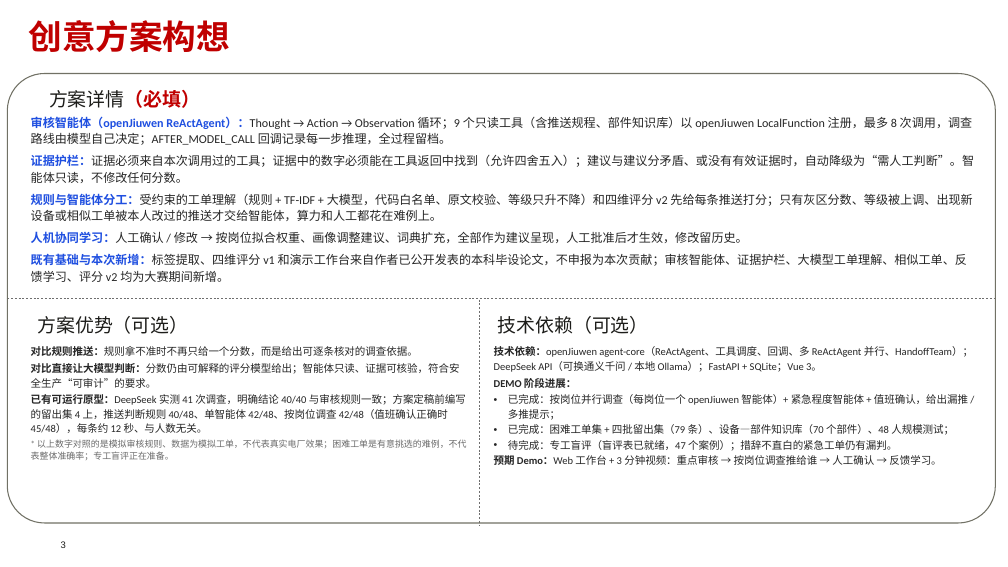
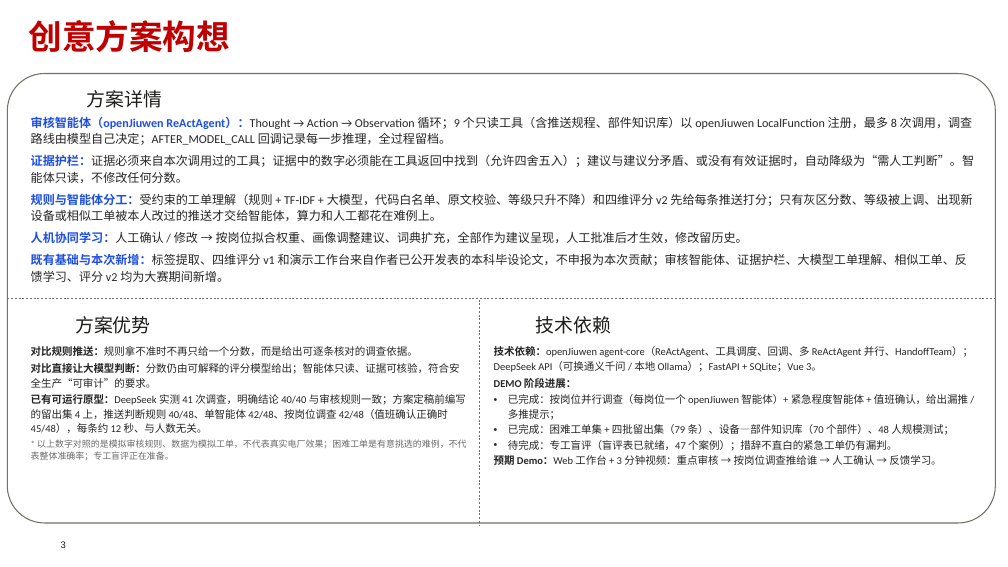
Before and after one commit to Hugo-Tian/powerplant-review-agent, a slide deck: slide 3 of docs/competition/openJiuwen创意PPT_电厂工单推送审核智能体.pptx. Drawn at 1008x567 pixels with LibreOffice and Linux fonts; fonts in the diff are those of the drawing; background and template pictures are left out. Boxes give left, top, right and bottom in pixels: in the first picture for what was removed or moved away, otherwise in the second. Text is boxed around its words. In the diff, an @@ line names an element or a change of style, - is before the commit and + after.

```diff
--- a/docs/competition/openJiuwen创意PPT_电厂工单推送审核智能体.pptx
+++ b/docs/competition/openJiuwen创意PPT_电厂工单推送审核智能体.pptx
@@ text at [87,90,163,108]: text changed @@
-方案详情（必填）
+方案详情
@@ text at [75,316,151,334]: text changed @@
-方案优势（可选）
+方案优势
@@ text at [535,316,611,334]: text changed @@
-技术依赖（可选）
+技术依赖
```
Also in this commit, not shown: 2 other slides changed, 2 slides added, 11 other files.
